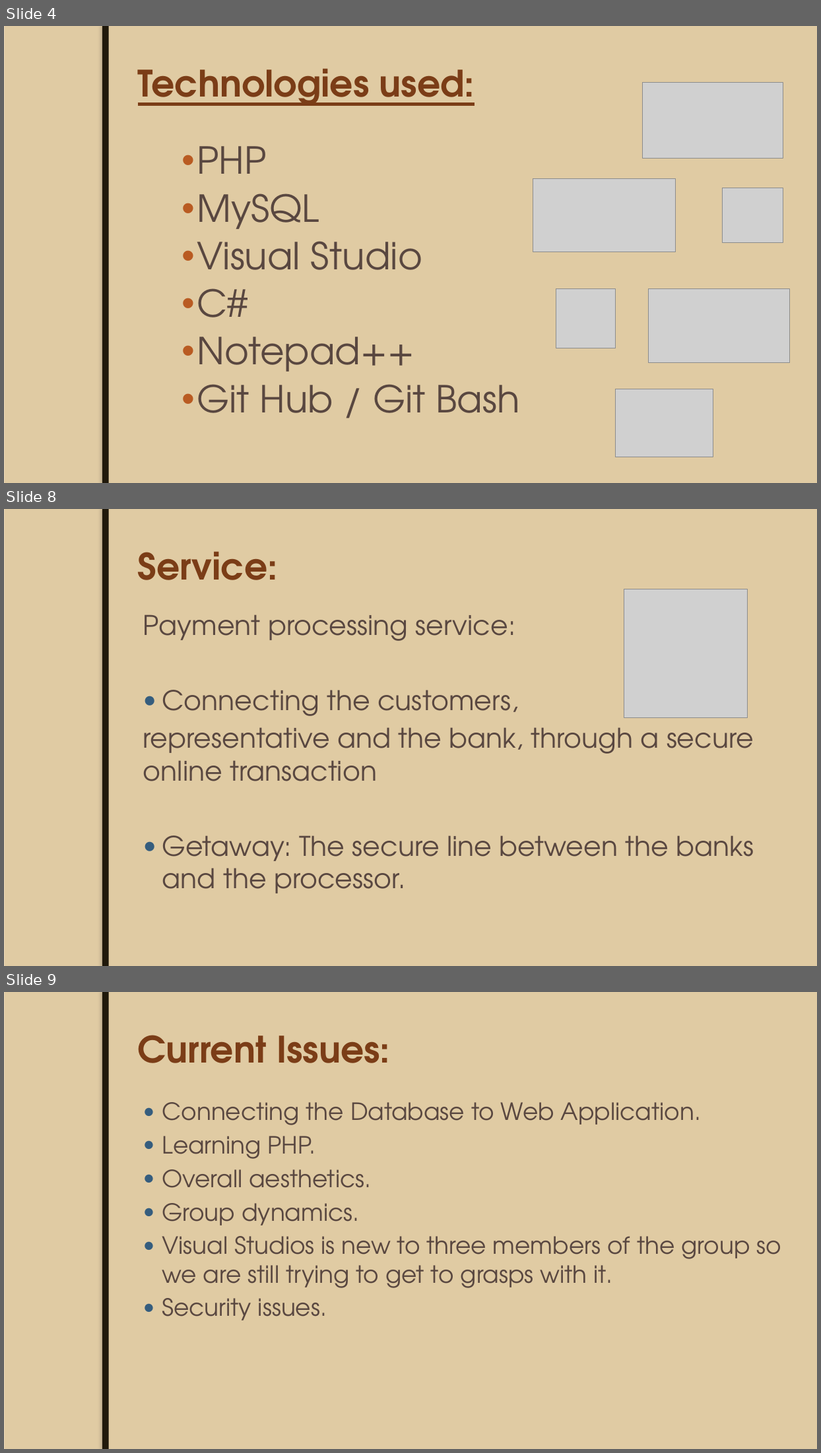
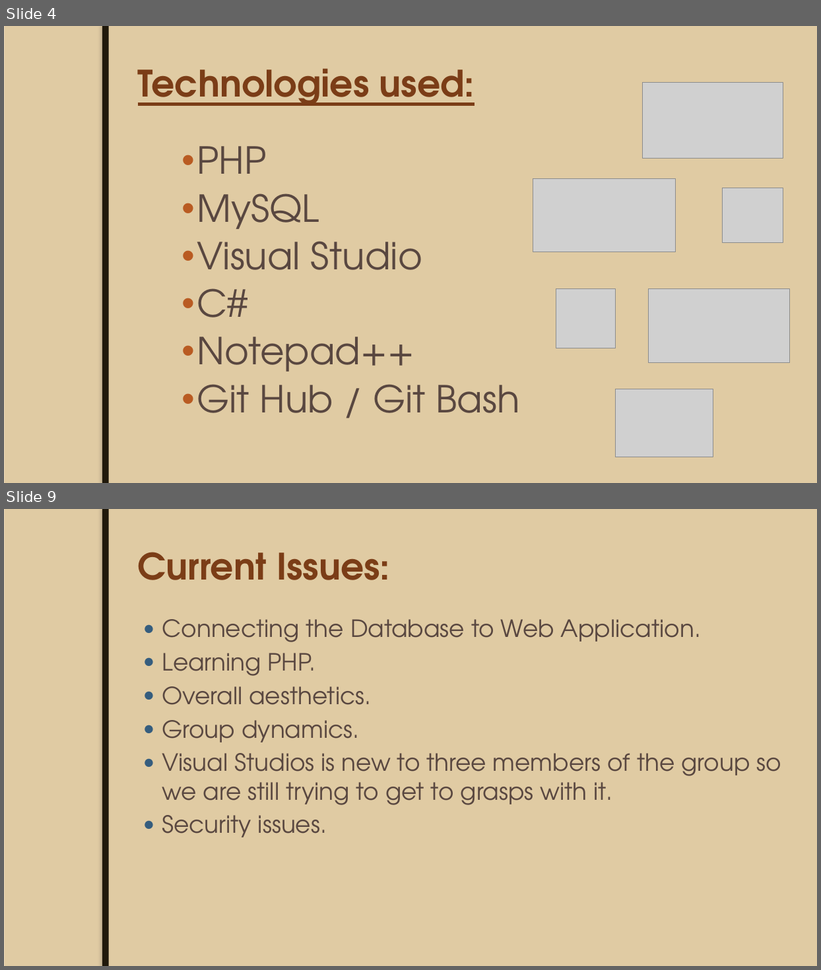
Before and after one commit to JoeyTatu/GoldenYears, a slide deck: Week 8 - Presentation slides/Mid-Term Project.pptx. Shown one above the other, each under a label of ours: slides 4, 8 and 9 before the commit, slides 4 and 9 after it; the slides between them are not shown. The pictures are 821x1453 and 821x970 pixels, drawn with LibreOffice and Linux fonts; fonts in the diff are those of the drawing; grey boxes stand for pictures; background and template pictures are left out. Boxes give left, top, right and bottom in pixels: in the first picture for what was removed or moved away, otherwise in the second. Text is boxed around its words. In the diff, an @@ line names an element or a change of style, - is before the commit and + after.

```diff
--- a/Week 8 - Presentation slides/Mid-Term Project.pptx
+++ b/Week 8 - Presentation slides/Mid-Term Project.pptx
@@ slide 8 removed at (x1=4, y1=509, x2=817, y2=966), background #EBDDC3; not listed: 2 template elements that a slide beside it also shows @@
@@ title removed at (x1=138, y1=551, x2=278, y2=580) @@
-Service:
@@ picture removed at (x1=624, y1=589, x2=747, y2=718) @@
@@ text removed at (x1=143, y1=615, x2=754, y2=894) @@
-Payment processing service:
-● Connecting the customers,
-representative and the bank, through a secure online transaction
-● Getaway: The secure line between the banks and the processor.
```
Also in this commit, not shown: 4 slides changed, 2 slides added, 1 other slide removed.
